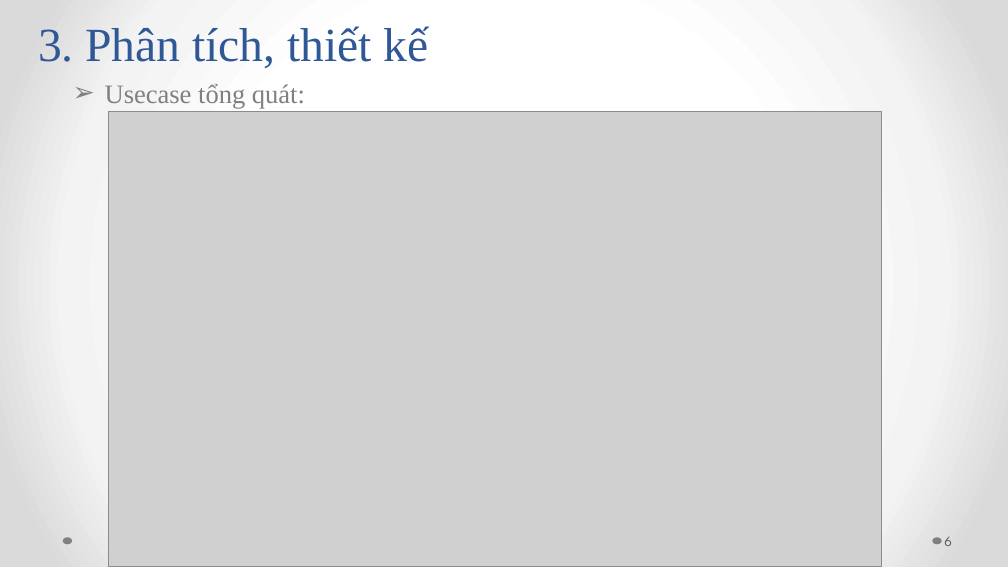
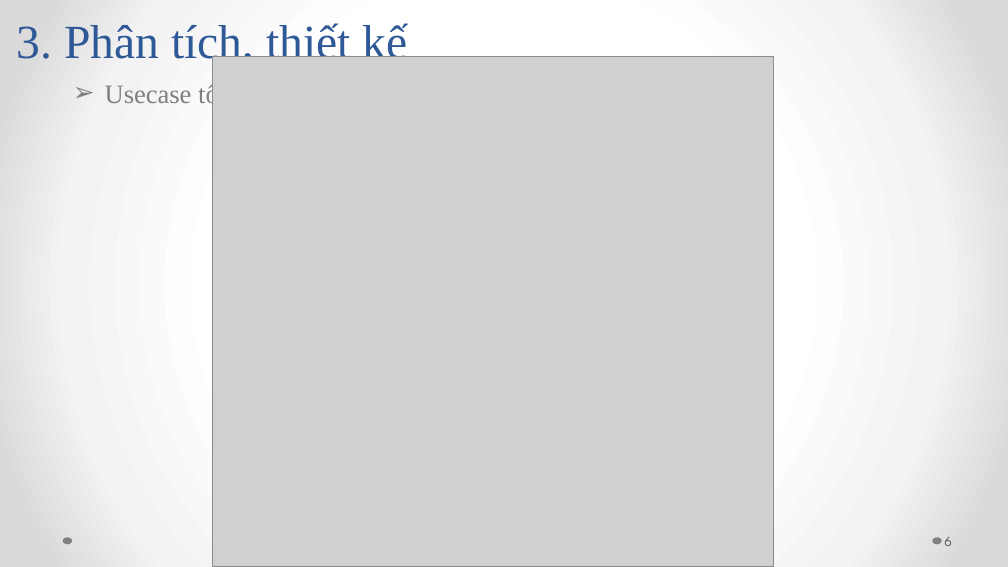
Before and after one commit to andy3520/intern-final-doc, a slide deck: slide 6 of doc/BAO_CAO-DO_AN_TOT_NGHIEP-SKILL_INVENTORY.pptx. Drawn at 1008x567 pixels with LibreOffice and Linux fonts; fonts in the diff are those of the drawing; grey boxes stand for pictures. Boxes give left, top, right and bottom in pixels: in the first picture for what was removed or moved away, otherwise in the second. Text is boxed around its words. In the diff, an @@ line names an element or a change of style, - is before the commit and + after.

```diff
--- a/doc/BAO_CAO-DO_AN_TOT_NGHIEP-SKILL_INVENTORY.pptx
+++ b/doc/BAO_CAO-DO_AN_TOT_NGHIEP-SKILL_INVENTORY.pptx
@@ title "3. Phân tích, thiết kế": place and size @@
-title "3. Phân tích, thiết kế" at (38, 26, 428, 68)
+title "3. Phân tích, thiết kế" at (17, 23, 407, 68)
@@ picture: place and size @@
-picture at (108, 112, 881, 567)
+picture at (213, 56, 773, 567)
@@ text "Usecase tổng quát:" rewrapped from (105, 84, 305, 109) to (105, 82, 245, 109) @@
```
Also in this commit, not shown: 11 other slides changed, 2 other files.
